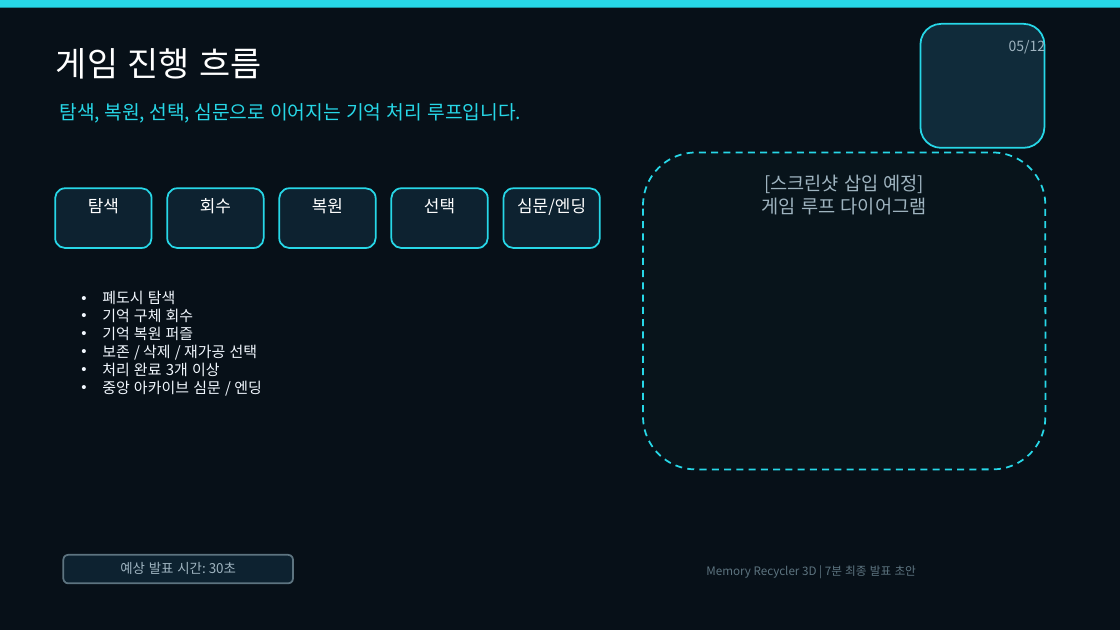
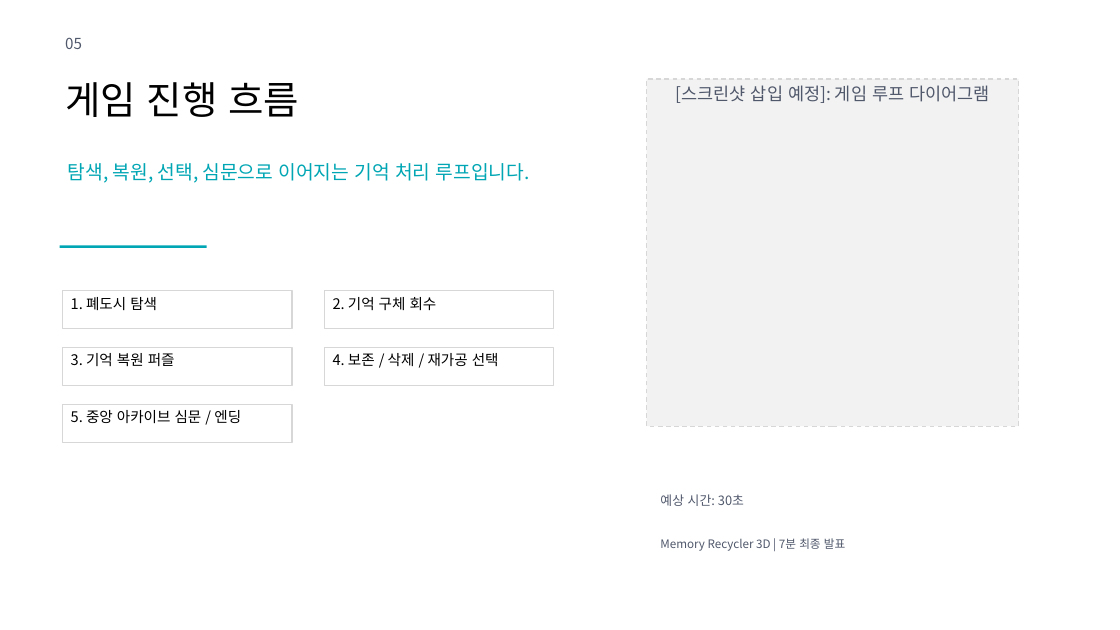
Before and after one commit to wodnd0403/memory_recycler, a slide deck: slide 5 of Docs/MemoryRecycler3D_Final_Presentation.pptx. Drawn at 1120x630 pixels with LibreOffice and Linux fonts; fonts in the diff are those of the drawing. Boxes give left, top, right and bottom in pixels: in the first picture for what was removed or moved away, otherwise in the second. Text is boxed around its words. In the diff, an @@ line names an element or a change of style, - is before the commit and + after.

Commit message:
fix: 템플릿 기반 최종 발표 PPT 한글 정상화

```diff
--- a/Docs/MemoryRecycler3D_Final_Presentation.pptx
+++ b/Docs/MemoryRecycler3D_Final_Presentation.pptx
@@ rectangle removed at <box>0,0,1120,630</box> @@
@@ rectangle removed at <box>0,0,1120,8</box> @@
@@ rounded rectangle removed at <box>921,24,1045,148</box> @@
@@ text at <box>65,37,82,49</box>: text changed; size 12 to 13 pt; text colour #9FB4C0 to #50586B @@
-05/12
+05
@@ text "게임 진행 흐름": place and size @@
-text "게임 진행 흐름" at <box>56,48,261,79</box>
+text "게임 진행 흐름" at <box>65,82,299,117</box>
@@ text "게임 진행 흐름" at <box>65,82,299,117</box>: size 29 to 33 pt, text colour #FFFFFF to #000000 @@
@@ rectangle "[스크린샷 삽입 예정]: 게임 루프 ...": place and size @@
-rectangle "[스크린샷 삽입 예정]: 게임 루프 ..." at <box>644,153,1046,470</box>
+rectangle "[스크린샷 삽입 예정]: 게임 루프 ..." at <box>647,79,1019,426</box>
@@ rectangle "[스크린샷 삽입 예정]: 게임 루프 ..." at <box>647,79,1019,426</box>: rounded rectangle to rectangle; fill #08141B to #F2F2F2; outline #27D7E7 1.5 pt dashed to #D7D7D7 1 pt dashed @@
@@ text in rectangle at <box>676,85,989,103</box>: text changed; size 16 to 15 pt; text colour #9FB4C0 to #50586B @@
-[스크린샷 삽입 예정]
-게임 루프 다이어그램
+[스크린샷 삽입 예정]: 게임 루프 다이어그램
@@ text "탐색, 복원, 선택, 심문으로 이어지는 ...": place and size @@
-text "탐색, 복원, 선택, 심문으로 이어지는 ..." at <box>60,103,522,123</box>
+text "탐색, 복원, 선택, 심문으로 이어지는 ..." at <box>68,163,530,183</box>
@@ text "탐색, 복원, 선택, 심문으로 이어지는 ..." at <box>68,163,530,183</box>: text colour #27D7E7 to #00A6B4 @@
@@ rounded rectangle removed at <box>55,188,152,248</box> @@
-탐색
@@ rounded rectangle removed at <box>167,188,264,248</box> @@
-회수
@@ rounded rectangle removed at <box>279,188,376,248</box> @@
-복원
@@ rounded rectangle removed at <box>392,188,488,248</box> @@
-선택
@@ rounded rectangle removed at <box>503,188,600,248</box> @@
-심문/엔딩
@@ rectangle added at <box>60,245,207,248</box>, fill #00A6B4 @@
@@ rectangle added at <box>62,291,292,329</box>, outline #D7D7D7 1 pt, 12.5 pt, text #000000 @@
+1. 폐도시 탐색
@@ text removed at <box>102,290,262,394</box> @@
-• 폐도시 탐색
-• 기억 구체 회수
-• 기억 복원 퍼즐
-• 보존 / 삭제 / 재가공 선택
-• 처리 완료 3개 이상
-• 중앙 아카이브 심문 / 엔딩
@@ rectangle added at <box>324,291,554,329</box>, outline #D7D7D7 1 pt, 12.5 pt, text #000000 @@
+2. 기억 구체 회수
@@ rectangle added at <box>62,347,292,386</box>, outline #D7D7D7 1 pt, 12.5 pt, text #000000 @@
+3. 기억 복원 퍼즐
@@ rectangle added at <box>324,347,554,386</box>, outline #D7D7D7 1 pt, 12.5 pt, text #000000 @@
+4. 보존 / 삭제 / 재가공 선택
@@ rectangle added at <box>62,404,292,443</box>, outline #D7D7D7 1 pt, 12.5 pt, text #000000 @@
+5. 중앙 아카이브 심문 / 엔딩
@@ text "예상 시간: 30초": place and size @@
-text "예상 시간: 30초" at <box>63,555,292,584</box>
+text "예상 시간: 30초" at <box>660,494,744,506</box>
@@ text "예상 시간: 30초" at <box>660,494,744,506</box>: fill #0D2230 to none; outline #5D7480 1.5 pt to none @@
@@ text at <box>660,494,744,506</box>: text changed; size 11.5 to 11 pt; text colour #9FB4C0 to #50586B @@
-예상 발표 시간: 30초
+예상 시간: 30초
@@ text at <box>660,538,845,551</box>: text changed; text colour #5D7480 to #50586B @@
-Memory Recycler 3D | 7분 최종 발표 초안
+Memory Recycler 3D | 7분 최종 발표
```
Also in this commit, not shown: 11 other slides changed, 2 other files.
